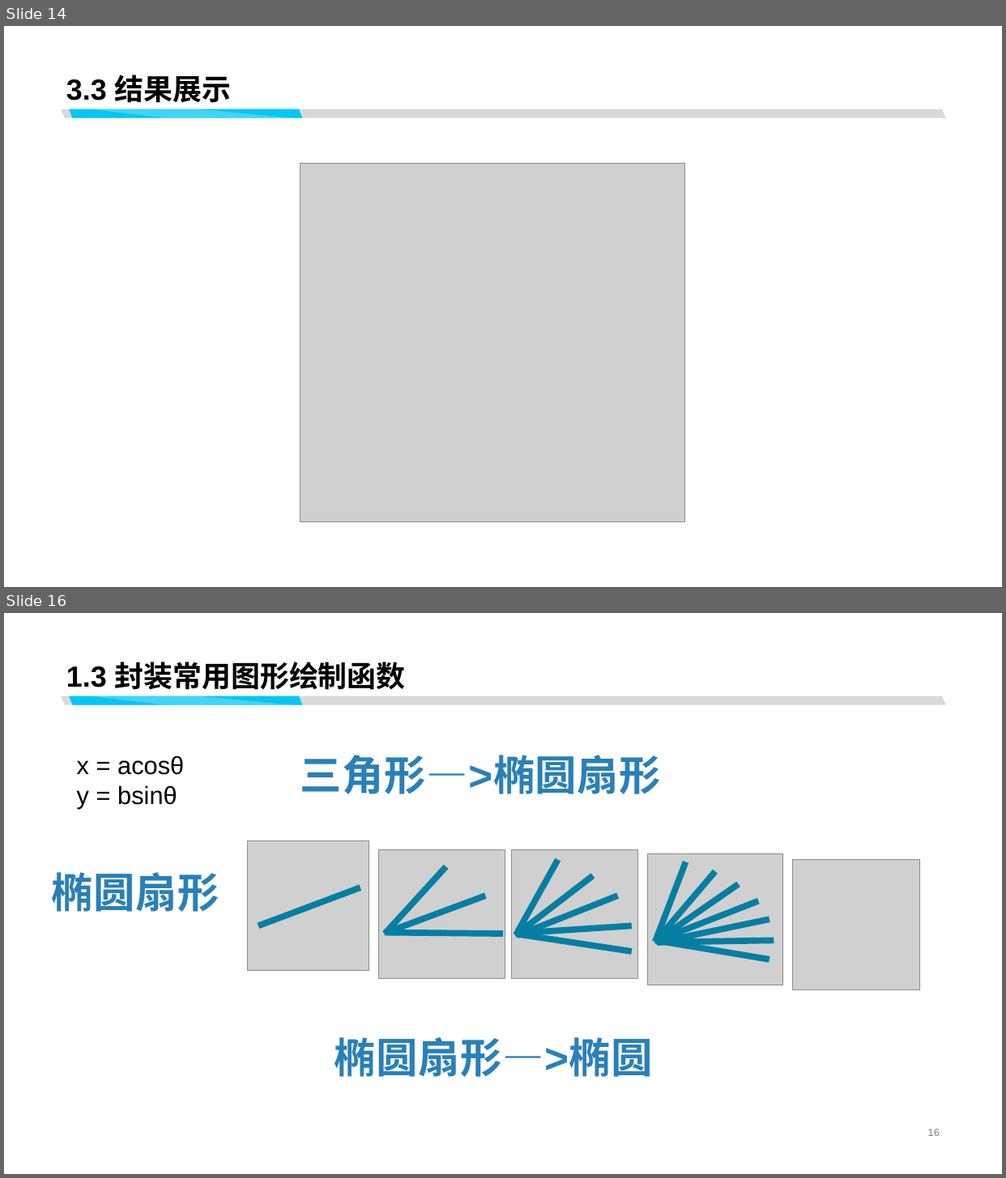
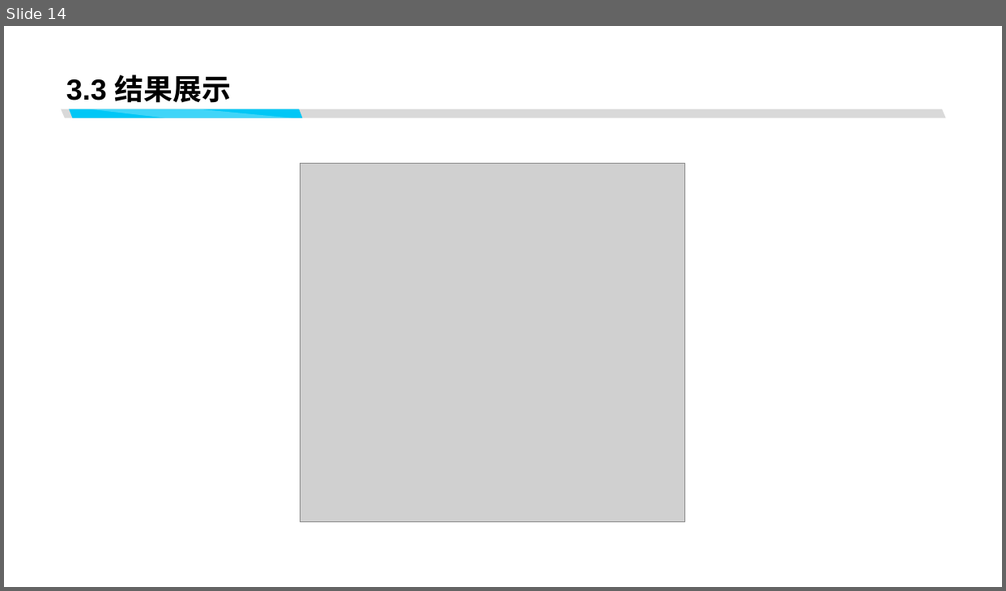
Before and after one commit to R-shrug/webglHomeWork, a slide deck: backend/计算机图形学实验二.pptx. Shown one above the other, each under a label of ours: slides 14 and 16 before the commit, slide 14 after it; the slides between them are not shown. The pictures are 1006x1178 and 1006x591 pixels, drawn with LibreOffice and Linux fonts; fonts in the diff are those of the drawing; grey boxes stand for pictures. Boxes give left, top, right and bottom in pixels: in the first picture for what was removed or moved away, otherwise in the second. Text is boxed around its words. In the diff, an @@ line names an element or a change of style, - is before the commit and + after.

```diff
--- a/backend/计算机图形学实验二.pptx
+++ b/backend/计算机图形学实验二.pptx
@@ slide 16 removed at (4, 613, 1002, 1174), background #FFFFFF; not listed: 3 template elements that a slide beside it also shows @@
@@ title removed at (66, 662, 406, 690) @@
-1.3 封装常用图形绘制函数
@@ text removed at (77, 756, 184, 809) @@
-x = acosθ
-y = bsinθ
@@ text removed at (300, 755, 661, 794) @@
-三角形—>椭圆扇形
@@ picture removed at (247, 841, 369, 972) @@
@@ text removed at (52, 872, 219, 912) @@
-椭圆扇形
@@ group removed at (378, 850, 505, 979): 3 lines, 1 picture @@
@@ group removed at (512, 850, 638, 979): 5 lines, 1 picture @@
@@ picture removed at (792, 859, 920, 990) @@
@@ line removed from (258, 926) to (360, 888) @@
@@ group removed at (648, 854, 783, 985): 7 lines, 1 picture @@
@@ text removed at (334, 1037, 653, 1077) @@
-椭圆扇形—>椭圆
@@ page number removed at (928, 1129, 940, 1136) @@
-16
```
Also in this commit, not shown: 1 slide changed, 4 other slides removed.
